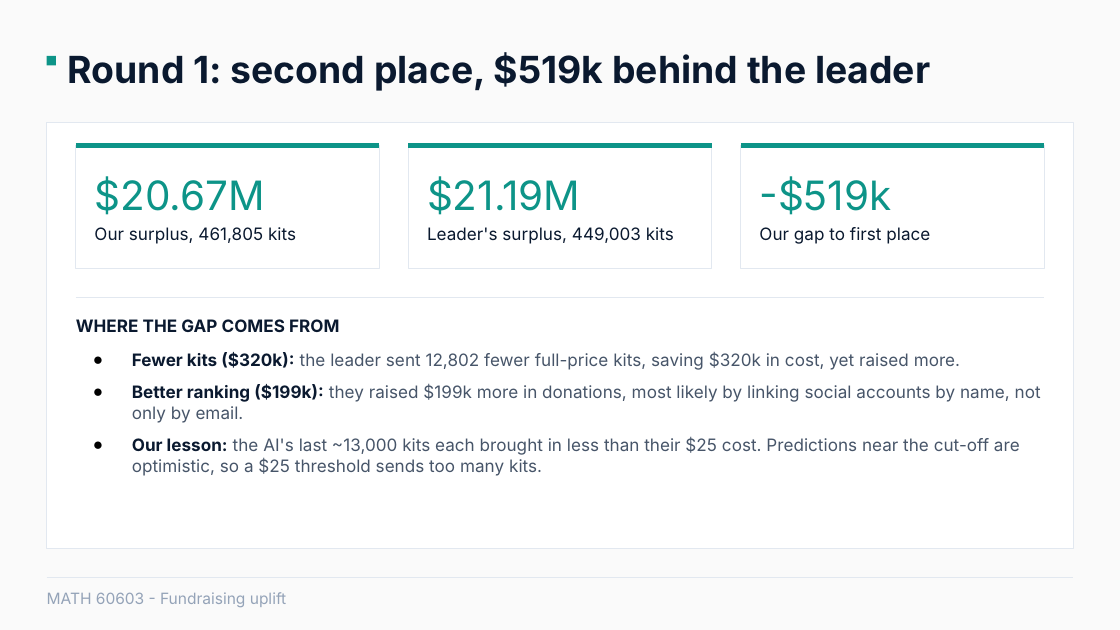
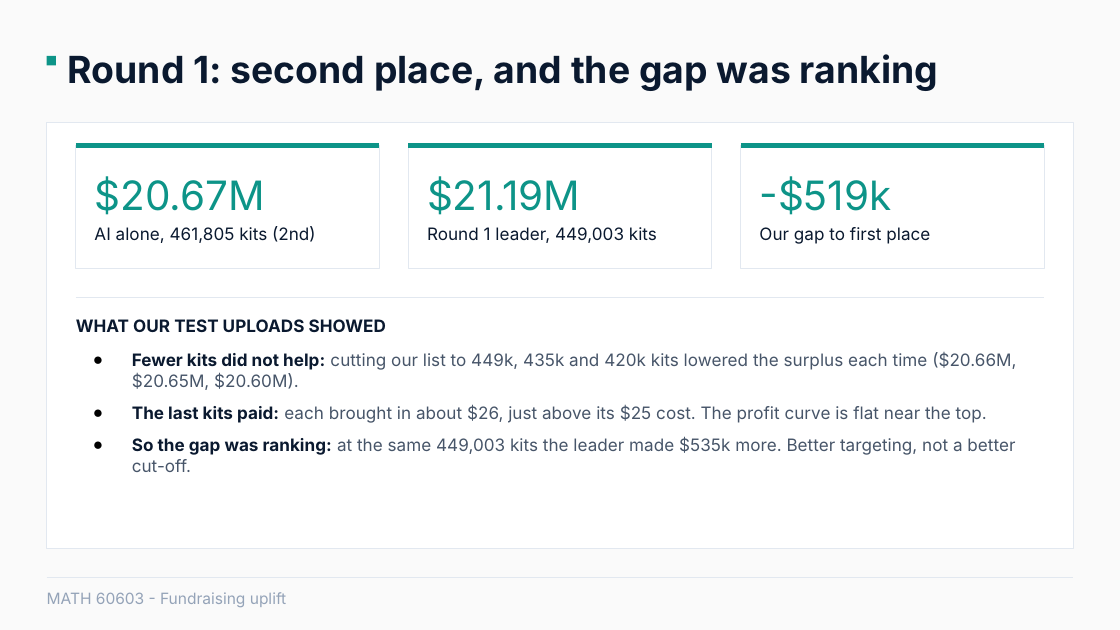
Before and after one commit to JonasRocha189/statistical-learning-project-group, a slide deck: slide 6 of MATH 60603 Statistical Learning - revised.pptx. Drawn at 1120x630 pixels with LibreOffice and Linux fonts; fonts in the diff are those of the drawing. Boxes give left, top, right and bottom in pixels: in the first picture for what was removed or moved away, otherwise in the second. Text is boxed around its words. In the diff, an @@ line names an element or a change of style, - is before the commit and + after.

```diff
--- a/MATH 60603 Statistical Learning - revised.pptx
+++ b/MATH 60603 Statistical Learning - revised.pptx
@@ text at (x1=68, y1=54, x2=938, y2=91): text changed @@
-Round 1: second place, $519k behind the leader
+Round 1: second place, and the gap was ranking
@@ text at (x1=94, y1=226, x2=316, y2=243): text changed @@
-Our surplus, 461,805 kits
+AI alone, 461,805 kits (2nd)
@@ text at (x1=427, y1=227, x2=657, y2=243): text changed @@
-Leader's surplus, 449,003 kits
+Round 1 leader, 449,003 kits
@@ text at (x1=76, y1=319, x2=1016, y2=472): text changed @@
-WHERE THE GAP COMES FROM
-● Fewer kits ($320k): the leader sent 12,802 fewer full-price kits, saving $320k in cost, yet raised more.
-● Better ranking ($199k): they raised $199k more in donations, most likely by linking social accounts by name, not only by email.
-● Our lesson: the AI's last ~13,000 kits each brought in less than their $25 cost. Predictions near the cut-off are optimistic, so a $25 threshold sends too many kits.
+WHAT OUR TEST UPLOADS SHOWED
+● Fewer kits did not help: cutting our list to 449k, 435k and 420k kits lowered the surplus each time ($20.66M, $20.65M, $20.60M).
+● The last kits paid: each brought in about $26, just above its $25 cost. The profit curve is flat near the top.
+● So the gap was ranking: at the same 449,003 kits the leader made $535k more. Better targeting, not a better cut-off.
```
Also in this commit, not shown: 10 other slides changed, 4 other files.
